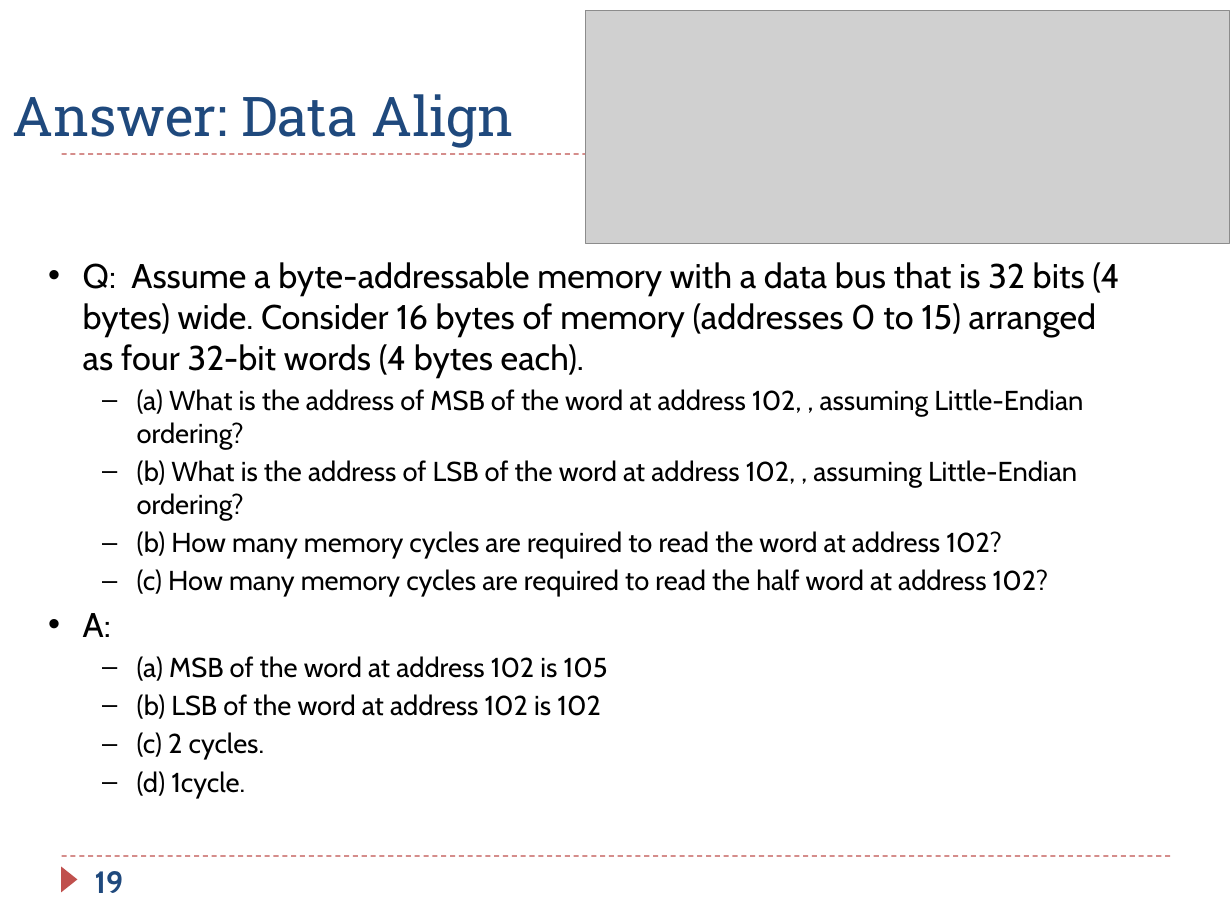
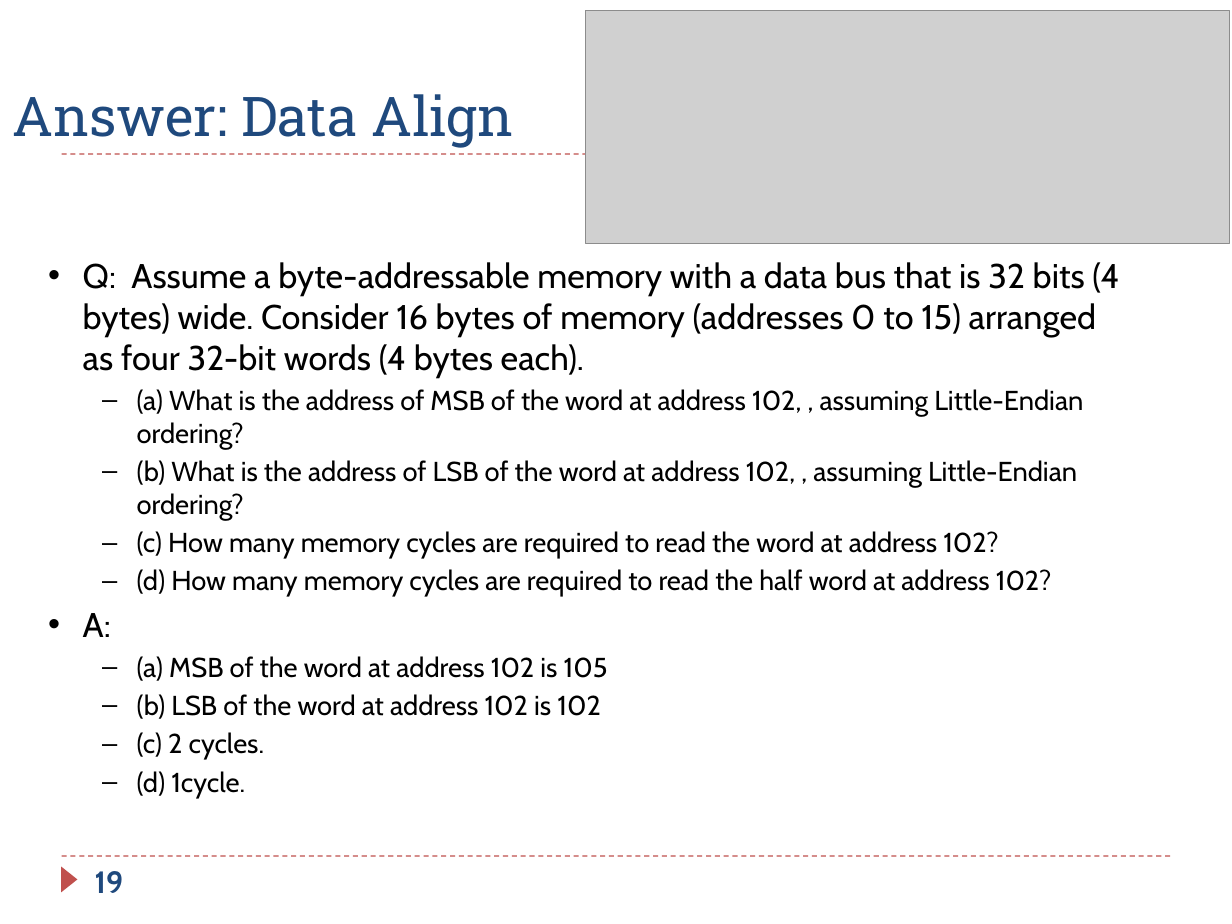
Before and after one commit to guhofstra/CSC111Fa25, a slide deck: slide 19 of PPTs/Ch5_ARM_Load_Store_Exercises_ANS.pptx. Drawn at 1232x924 pixels with LibreOffice and Linux fonts; fonts in the diff are those of the drawing; grey boxes stand for pictures. Boxes give left, top, right and bottom in pixels: in the first picture for what was removed or moved away, otherwise in the second. Text is boxed around its words. In the diff, an @@ line names an element or a change of style, - is before the commit and + after.

```diff
--- a/PPTs/Ch5_ARM_Load_Store_Exercises_ANS.pptx
+++ b/PPTs/Ch5_ARM_Load_Store_Exercises_ANS.pptx
@@ text at [137, 531, 1052, 597]: text changed @@
-  – (b) How many memory cycles are required to read the word at address 102?
-  – (c) How many memory cycles are required to read the half word at address 102?
+  – (c) How many memory cycles are required to read the word at address 102?
+  – (d) How many memory cycles are required to read the half word at address 102?
```
Also in this commit, not shown: 7 other slides changed, 1 slide added, 1 slide removed, 3 other files.
